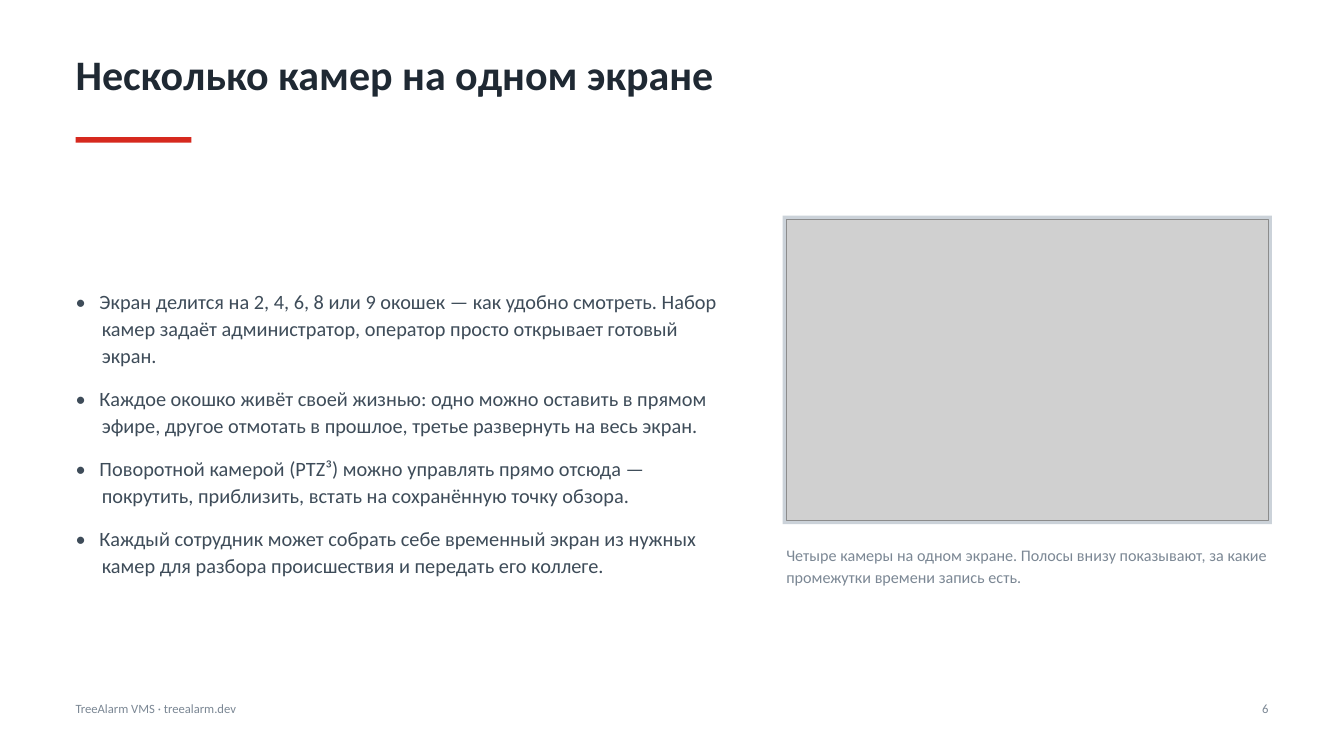
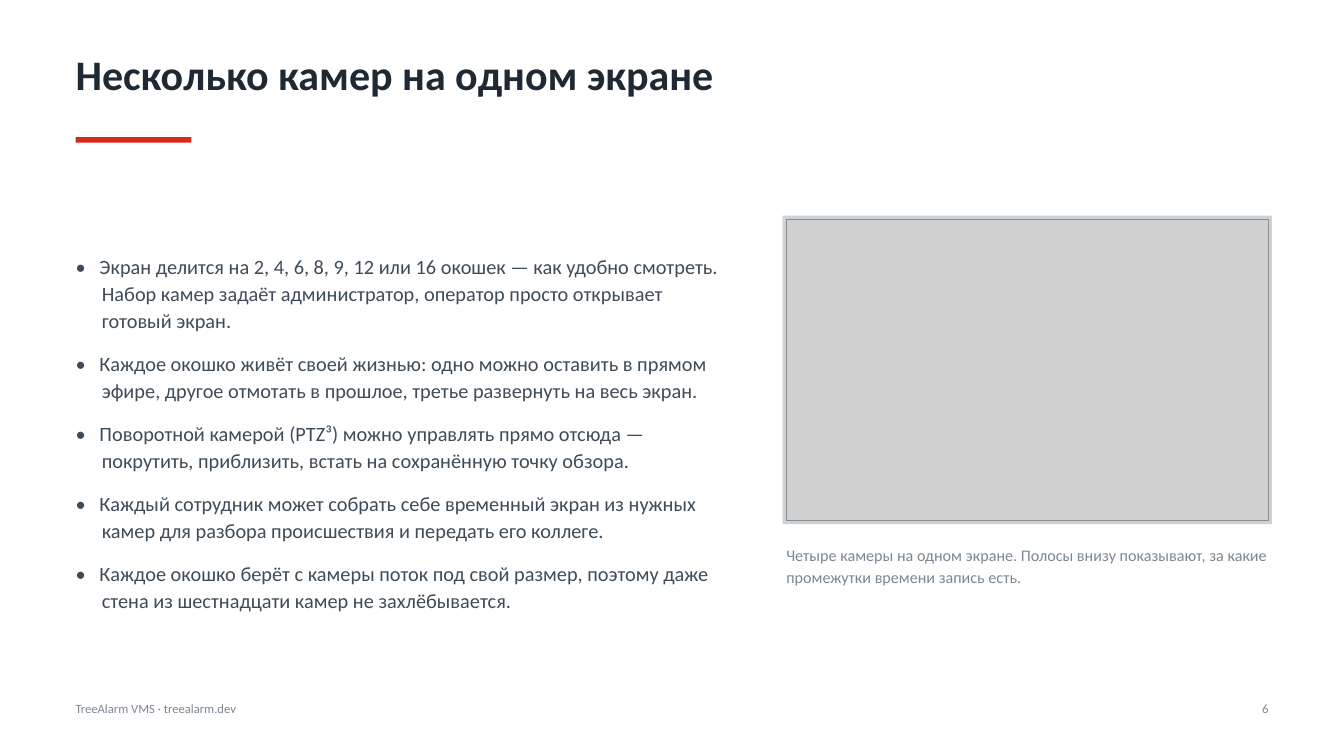
Before and after one commit to treealarm/ta_vms, a slide deck: slide 6 of docs/TreeAlarm-VMS-2026-ru.pptx. Drawn at 1344x756 pixels with LibreOffice and Linux fonts; fonts in the diff are those of the drawing; grey boxes stand for pictures. Boxes give left, top, right and bottom in pixels: in the first picture for what was removed or moved away, otherwise in the second. Text is boxed around its words. In the diff, an @@ line names an element or a change of style, - is before the commit and + after.

```diff
--- a/docs/TreeAlarm-VMS-2026-ru.pptx
+++ b/docs/TreeAlarm-VMS-2026-ru.pptx
@@ text at [99,260,718,332]: text changed @@
-• Экран делится на 2, 4, 6, 8 или 9 окошек — как удобно смотреть. Набор камер задаёт администратор, оператор просто открывает готовый экран.
+• Экран делится на 2, 4, 6, 8, 9, 12 или 16 окошек — как удобно смотреть. Набор камер задаёт администратор, оператор просто открывает готовый экран.
@@ text at [99,567,708,612]: paragraph added @@
+• Каждое окошко берёт с камеры поток под свой размер, поэтому даже стена из шестнадцати камер не захлёбывается.
```
Also in this commit, not shown: 25 other slides changed, 2 slides added, 3 other files.
